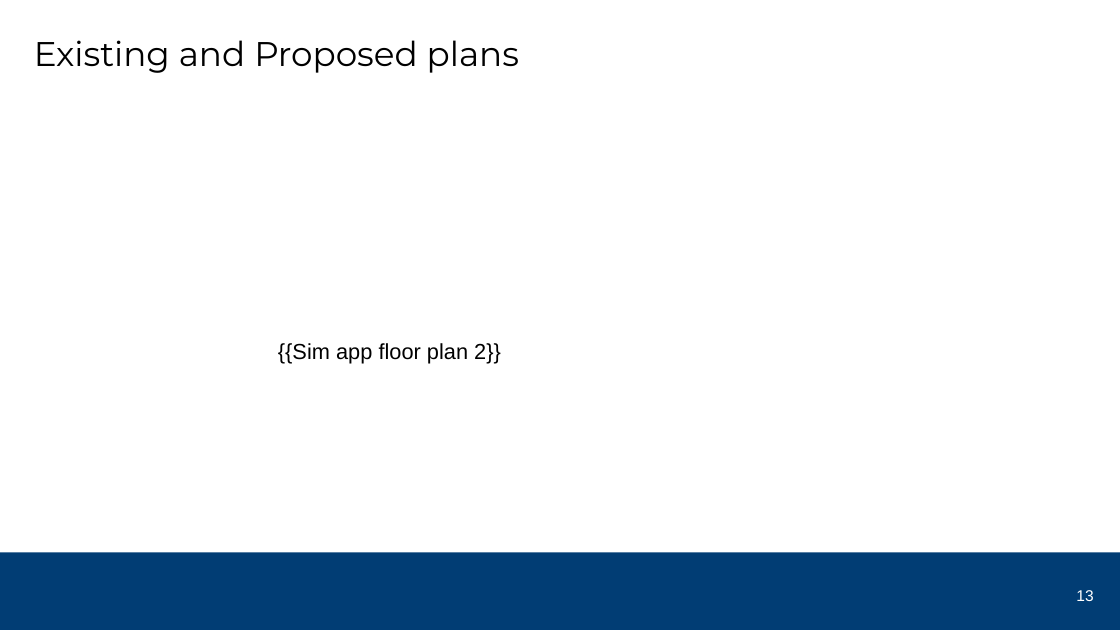
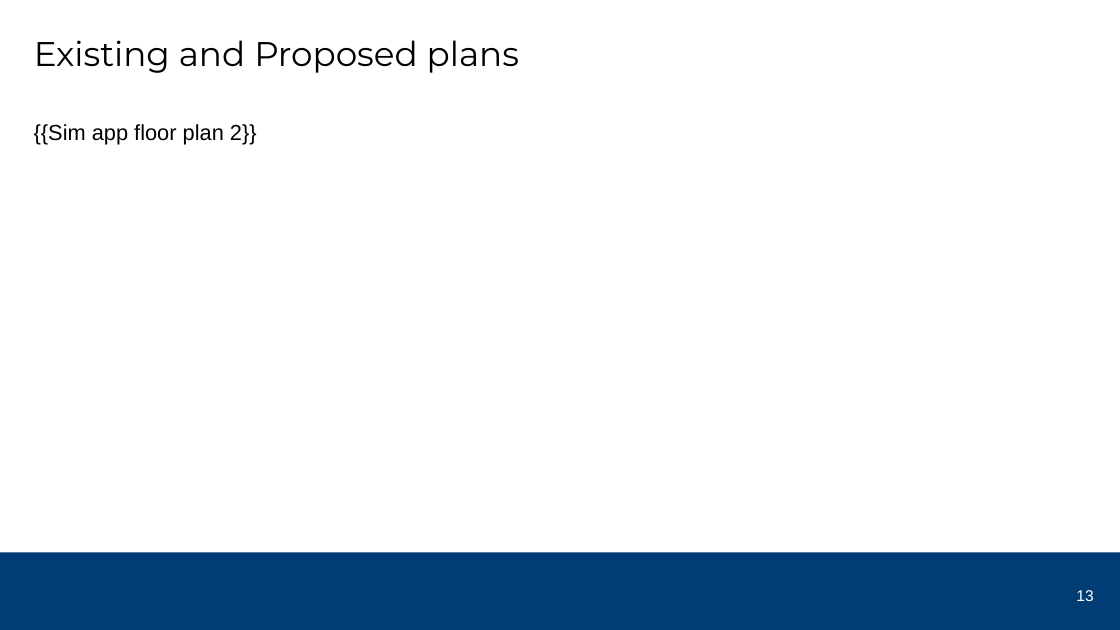
Before and after one commit to DineshBalaS/docGenApp, a slide deck: slide 13 of templates_src/newPpt.pptx. Drawn at 1120x630 pixels with LibreOffice and Linux fonts; fonts in the diff are those of the drawing; background and template pictures are left out. Boxes give left, top, right and bottom in pixels: in the first picture for what was removed or moved away, otherwise in the second. Text is boxed around its words. In the diff, an @@ line names an element or a change of style, - is before the commit and + after.

```diff
--- a/templates_src/newPpt.pptx
+++ b/templates_src/newPpt.pptx
@@ text "{{Sim app floor plan 2}}": place and size @@
-text "{{Sim app floor plan 2}}" at <box>278,343,501,364</box>
+text "{{Sim app floor plan 2}}" at <box>34,124,257,145</box>
```
Also in this commit, not shown: 8 other slides changed, 44 other files.
